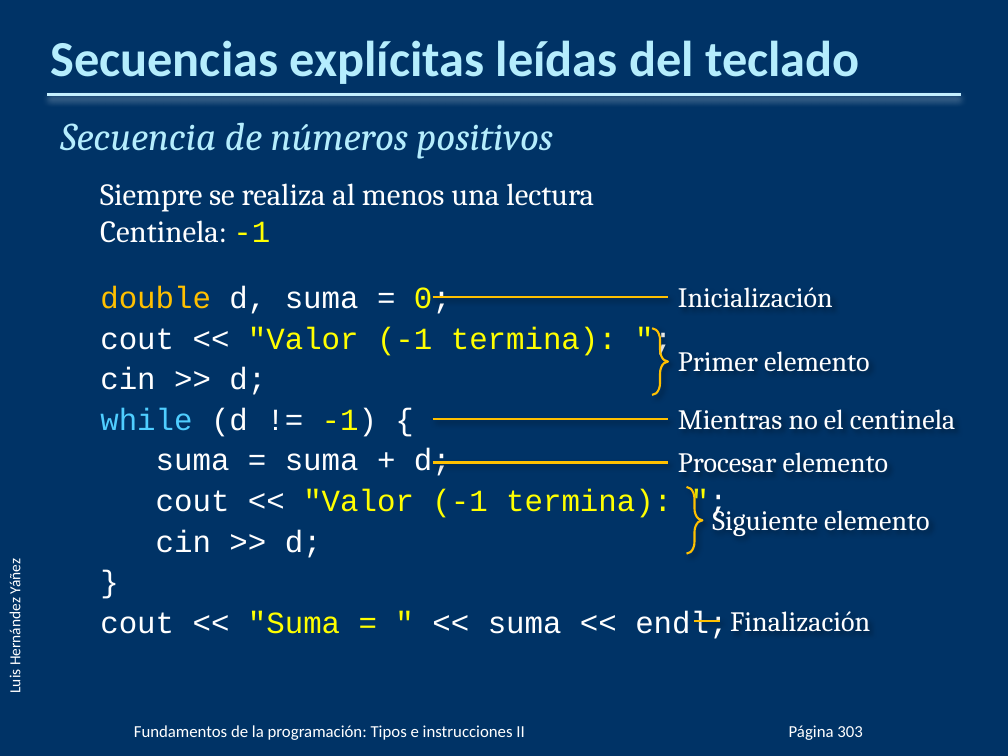
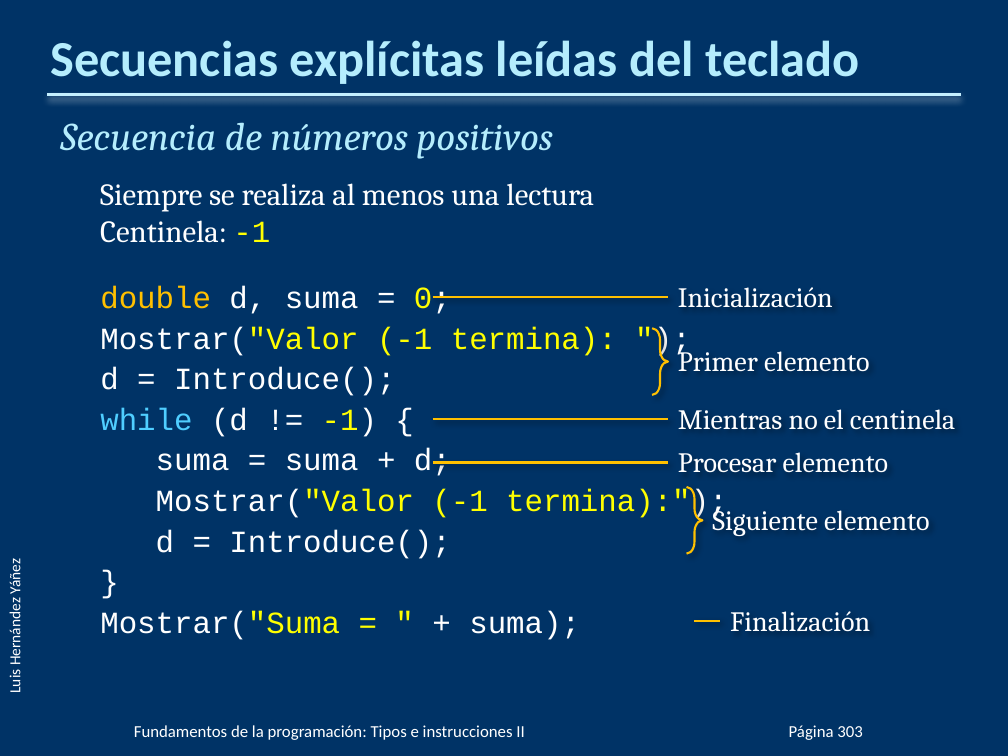
Before and after one commit to cmdgeneration/01-Fundamentos, a slide deck: slide 79 of PPTs/FP03.pptx. Drawn at 1008x756 pixels with LibreOffice and Linux fonts; fonts in the diff are those of the drawing; background and template pictures are left out. Boxes give left, top, right and bottom in pixels: in the first picture for what was removed or moved away, otherwise in the second. Text is boxed around its words. In the diff, an @@ line names an element or a change of style, - is before the commit and + after.

```diff
--- a/PPTs/FP03.pptx
+++ b/PPTs/FP03.pptx
@@ text at bbox=[100, 326, 617, 396]: text changed; text colour #FFFF00 to #FFFFFF @@
-  cout << "Valor (-1 termina): ";
-  cin >> d;
+  Mostrar("Valor (-1 termina): ");
+  d = Introduce();
@@ text at bbox=[156, 489, 727, 559]: text changed; text colour #FFFF00 to #FFFFFF @@
-  cout << "Valor (-1 termina): ";
-  cin >> d;
+  Mostrar("Valor (-1 termina):");
+  d = Introduce();
@@ text at bbox=[100, 611, 580, 640]: text changed @@
-  cout << "Suma = " << suma << endl;
+  Mostrar("Suma = " + suma);
```
Also in this commit, not shown: 41 other slides changed, 4 other files.
